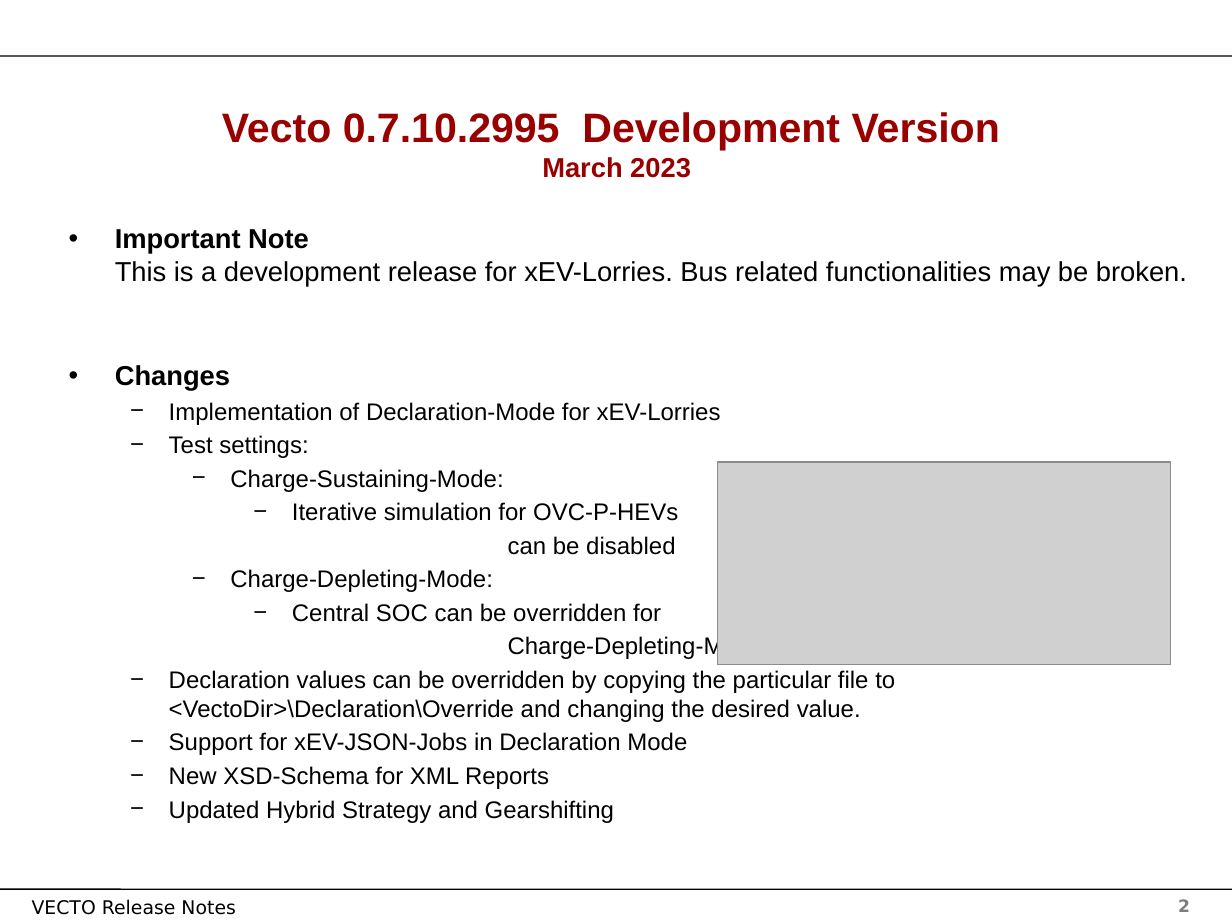
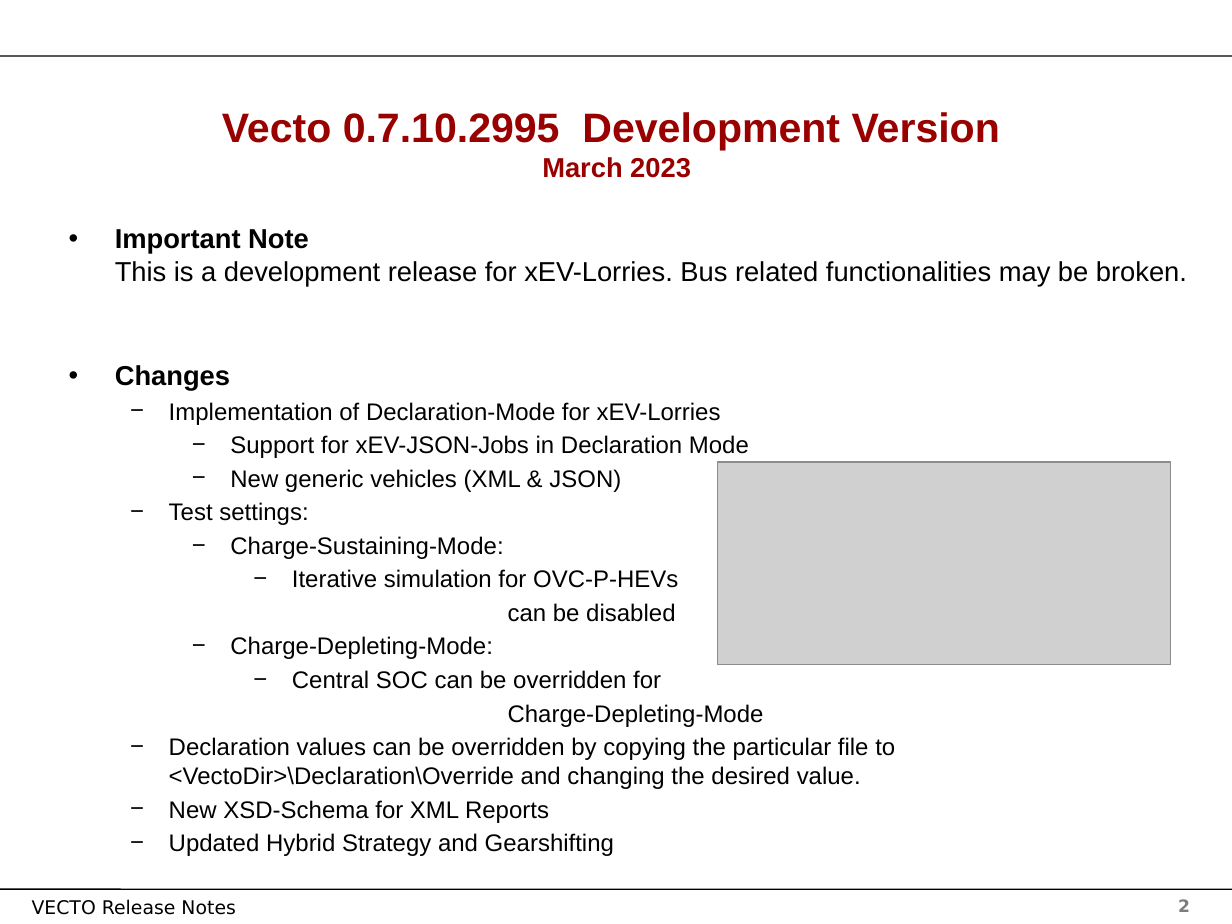
Before and after one commit to tanawadeatharva/BharatVECTO, a slide deck: slide 2 of Documentation/User Manual Source/Release Notes Vecto3.x.pptx. Drawn at 1232x924 pixels with LibreOffice and Linux fonts; fonts in the diff are those of the drawing; grey boxes stand for pictures; background and template pictures are left out. Boxes give left, top, right and bottom in pixels: in the first picture for what was removed or moved away, otherwise in the second. Text is boxed around its words. In the diff, an @@ line names an element or a change of style, - is before the commit and + after.

```diff
--- a/Documentation/User Manual Source/Release Notes Vecto3.x.pptx
+++ b/Documentation/User Manual Source/Release Notes Vecto3.x.pptx
@@ text at [230, 435, 749, 492]: paragraphs added @@
+    − Support for xEV-JSON-Jobs in Declaration Mode
+    − New generic vehicles (XML & JSON)
@@ text at [169, 732, 687, 755]: paragraph removed @@
-  − Support for xEV-JSON-Jobs in Declaration Mode
```
Also in this commit, not shown: 30 other slides changed.
